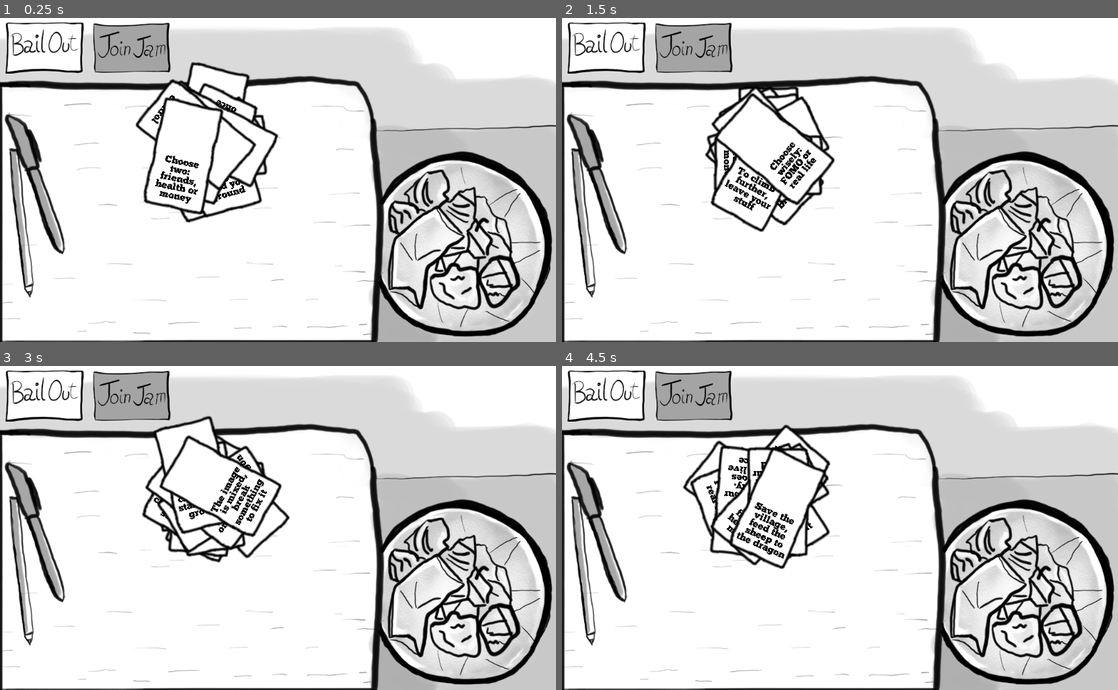
Above: before the commit, frames 1-4 (two rows, left to right).
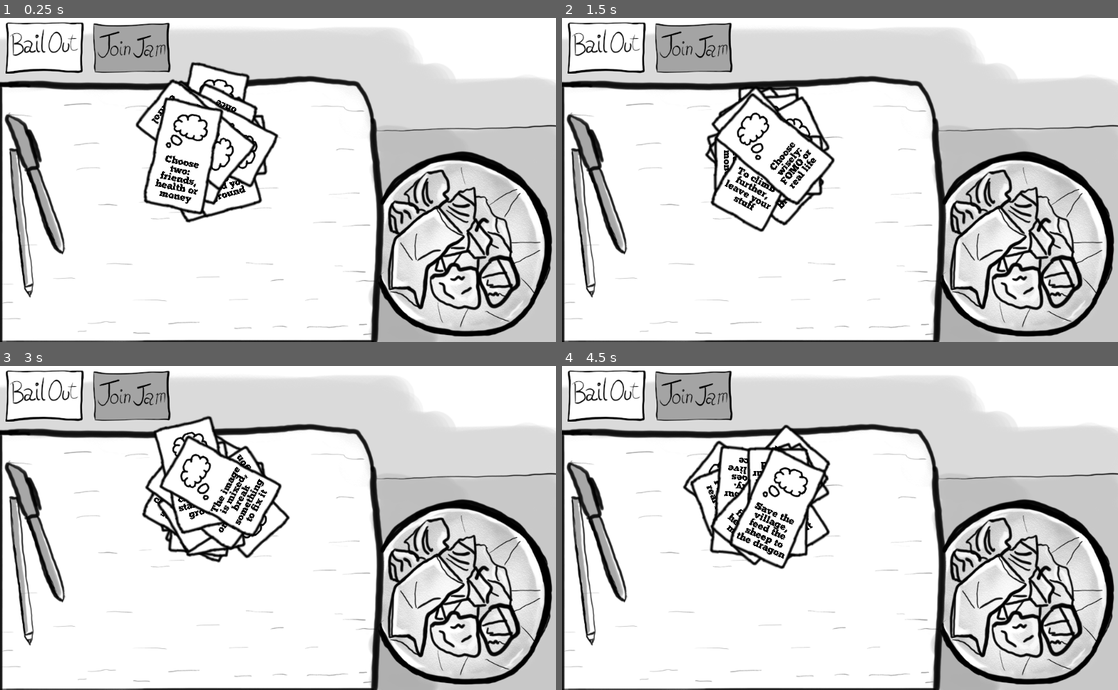
Above: after the commit, the same moments.

Repository: brocoli/ld43
Game: Godot game, scene res://scene/Main.tscn
Same seed, same stepped clock (60 frames per second), same inputs: the game is played once before the commit and once after it.
Inputs (mouse positions are in pixels of both pictures, inside the frame that each line leads up to):
- Up to frame 1 (0.25 s): no input
- Up to frame 2 (1.5 s): click (606, 47) at 0.5 s; click (1051, 47) at 1.25 s
- Up to frame 3 (3 s): click (44, 395) at 2 s; click (489, 395) at 2.75 s
- Up to frame 4 (4.5 s): click (606, 395) at 3.5 s; click (1051, 395) at 4.25 s

The runs differ from the first frame. In frame 1, 0.5% of the frame differs, in the area x 29-47%, y 18-48%; in frame 2, 0.3%; in frame 3, 0.4%; in frame 4, 0.3%.

Commit message:
Add placeholder icon image to cards

Diff:
--- a/scene/Card.tscn
+++ b/scene/Card.tscn
@@ -1,8 +1,9 @@
-[gd_scene load_steps=6 format=2]
+[gd_scene load_steps=7 format=2]
 
 [ext_resource path="res://scene/Card.gd" type="Script" id=1]
 [ext_resource path="res://art/card.png" type="Texture" id=2]
-[ext_resource path="res://font/Chunkfive.otf" type="DynamicFontData" id=3]
+[ext_resource path="res://art/thought.png" type="Texture" id=3]
+[ext_resource path="res://font/Chunkfive.otf" type="DynamicFontData" id=4]
 
 [sub_resource type="RectangleShape2D" id=1]
 
@@ -47,12 +48,17 @@
 shape = SubResource( 1 )
 _sections_unfolded = [ "Material", "Transform", "Visibility", "Z Index" ]
 
-[node name="Sprite" type="Sprite" parent="." index="1"]
+[node name="Background" type="Sprite" parent="." index="1"]
 
 texture = ExtResource( 2 )
 _sections_unfolded = [ "Material", "Offset", "Region", "Transform", "Visibility", "Z Index" ]
 
-[node name="IdeaLabel" type="Label" parent="." index="2"]
+[node name="Icon" type="Sprite" parent="." index="2"]
+
+position = Vector2( 0, -45 )
+texture = ExtResource( 3 )
+
+[node name="IdeaLabel" type="Label" parent="." index="3"]
 
 modulate = Color( 0, 0, 0, 1 )
 self_modulate = Color( 0, 0, 0, 1 )
Binary file added: art/thought.png
Not shown, added: art/thought.png.import
Not shown: 1 places in scene/Card.tscn that only renumber resources
